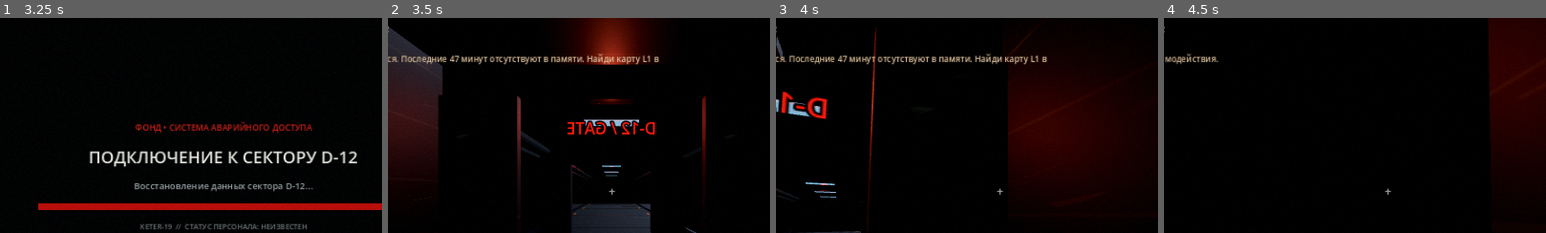
Above: before the commit, frames 1-4 (left to right).
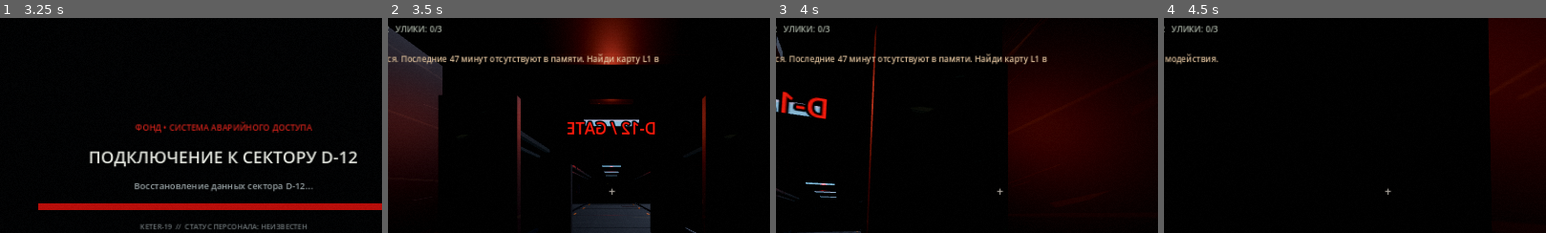
Above: after the commit, the same moments.

Repository: Keter-Breach/keter-breach.ru
Game: Godot game, scene res://scenes/main.tscn
Two runs of this game, one before a commit and one after it. Both use one fixed random seed, a clock stepped at 60 frames per second and the inputs below.
Inputs (mouse positions are % of the whole screen's width and height, from its top left):
- Up to frame 1 (3.25 s): click "НАЧАТЬ ИГРУ" at 0.5 s; click "ПРОПУСТИТЬ ИНТРО →" at 1.25 s; tap Enter at 2 s; move the mouse to (72, 45) at 2.02 s; hold D (move_right) 2.03-2.78 s; hold Shift (sprint) 2.03-2.78 s; click (72, 45) at 2.17 s; tap Space at 2.27, 3.02 s; move the mouse to (30, 55) at 2.77 s; hold S (move_back) from 2.78 s (still down); tap F (toggle_flashlight) at 2.85 s
- Up to frame 2 (3.5 s): keep holding S (move_back)
- Up to frame 3 (4 s): move the mouse to (52, 48) at 3.52 s; release S (move_back) at 3.53 s; hold W (move_forward) from 3.53 s (still down); tap Enter at 3.6 s
- Up to frame 4 (4.5 s): keep holding W (move_forward); move the mouse to (49, 52) at 4.27 s; tap E at 4.35 s
The pictures show only the part of the screen within x 21-71%, y 10-60%; the shares and areas given below are measured in that part.

Frame 1 is identical in both runs. In frame 2, 0.3% of the frame differs, in the area x 2-14%, y 3-7%; in frame 3, 0.3%; in frame 4, 0.3%.

Commit message:
Reward complete evidence collection with alternate exit briefing

Diff:
--- a/godot-prototype/scripts/main.gd
+++ b/godot-prototype/scripts/main.gd
@@ -208,7 +208,7 @@
 	if inventory_label:
 		var access_l1 := "L1 ✓" if has_l1 else "L1 —"
 		var access_l2 := "L2 ✓" if has_l2 else "L2 —"
-		inventory_label.text = "КАРТЫ: %s   %s     БАТАРЕИ: %d/2" % [access_l1, access_l2, battery_packs_found.size()]
+		inventory_label.text = "КАРТЫ: %s   %s     БАТАРЕИ: %d/2   УЛИКИ: %d/3" % [access_l1, access_l2, battery_packs_found.size(), evidence_found.size()]
 	_check_story_triggers()
 	if opened_doors.has("Surface exit door") and player_ref.global_position.z > 125.0:
 		_trigger_mirror_loop()
@@ -321,7 +321,10 @@
 			else:
 				_open_door("Surface exit door")
 				target.queue_free()
-				_show_status("ШЛЮЗ ОТКРЫТ. За ним коридор повторяется… ПРОТОКОЛ «ЗЕРКАЛО» АКТИВЕН.")
+				if evidence_found.size() >= 3:
+					_show_status("ДОСЬЕ KETER-19 ПОЛНОЕ: все три улики подтверждают пространственную аномалию. ШЛЮЗ ОТКРЫТ — ПРОТОКОЛ «ЗЕРКАЛО» АКТИВЕН. Ты знаешь, что произошло, но коридор всё равно повторяется…")
+				else:
+					_show_status("ШЛЮЗ ОТКРЫТ. За ним коридор повторяется… ПРОТОКОЛ «ЗЕРКАЛО» АКТИВЕН. В досье не хватает улик: %d/3." % evidence_found.size())
 		"archive_log":
 			archive_read = true
 			target.queue_free()
@@ -408,8 +411,10 @@
 		objective_label.text = "ЗАДАЧА: ОТКЛЮЧИТЬ АВАРИЙНЫЙ ГЕНЕРАТОР В МАСТЕРСКОЙ"
 	elif not comms_restored:
 		objective_label.text = "ЗАДАЧА: ВОССТАНОВИТЬ СВЯЗЬ НА КАНАЛЕ 7"
+	elif evidence_found.size() < 3:
+		objective_label.text = "ЗАДАЧА: ОТКРЫТЬ ШЛЮЗ  •  ДОП. ЦЕЛЬ: СОБРАТЬ УЛИКИ %d/3" % evidence_found.size()
 	else:
-		objective_label.text = "ЗАДАЧА: ОТКРЫТЬ ЭВАКУАЦИОННЫЙ ШЛЮЗ"
+		objective_label.text = "ЗАДАЧА: ОТКРЫТЬ ЭВАКУАЦИОННЫЙ ШЛЮЗ — ДОСЬЕ ПОЛНОЕ"
 
 func _build_environment() -> void:
 	var world := WorldEnvironment.new()
